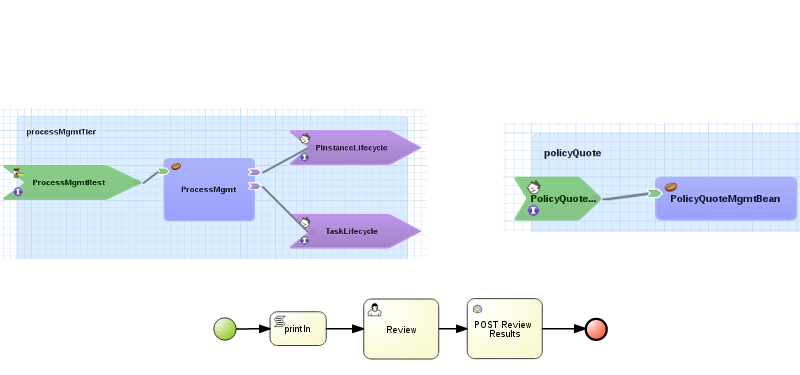
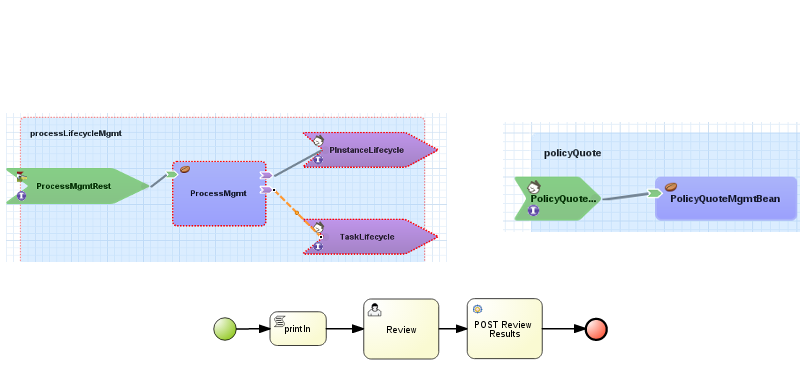
Two versions of the same layered image (800px x 375px). Layer-by-layer changes:
painted on "processMgmt-app.png" over box(0, 108, 447, 262)
